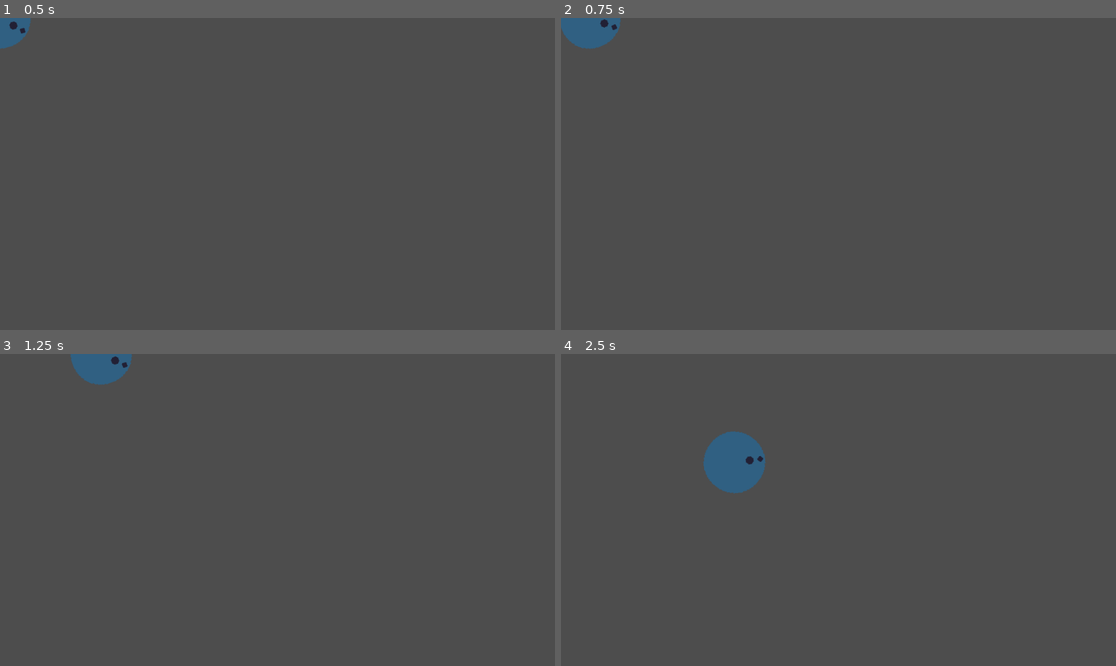
Above: before the commit, frames 1-4 (two rows, left to right).
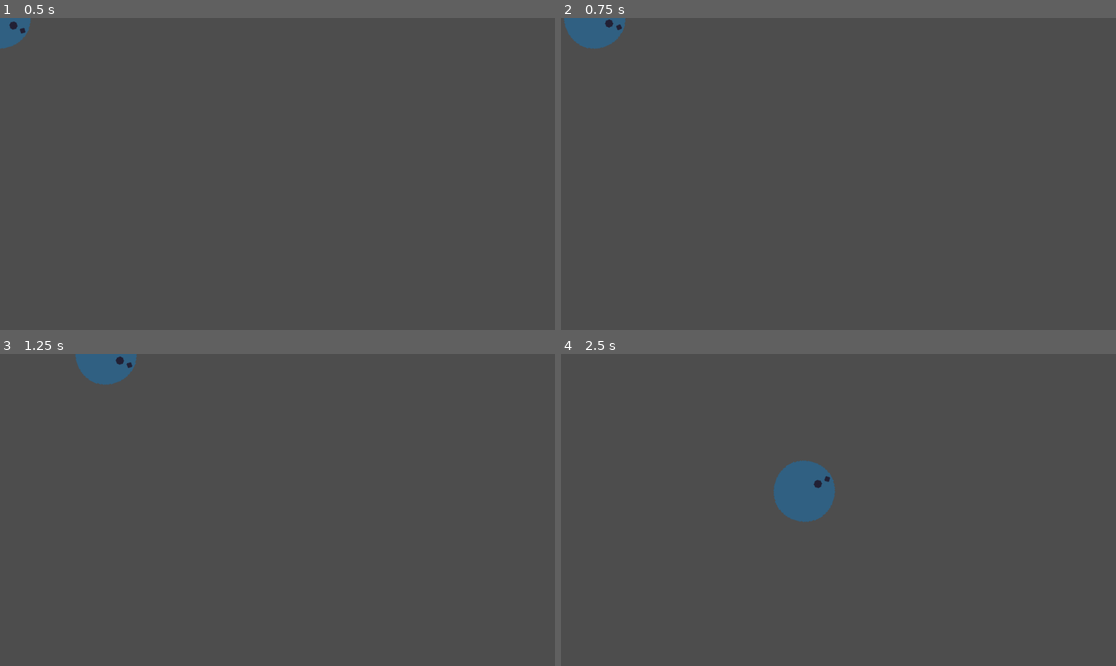
Above: after the commit, the same moments.

Repository: Frost-Legion-Studios/Polygon-Mayhem
Game: Godot game, scene res://World/world.tscn
Two runs of this game, one before a commit and one after it. Both use one fixed random seed, a clock stepped at 60 frames per second and the inputs below.
Inputs (mouse positions are in pixels of both pictures, inside the frame that each line leads up to):
- Up to frame 1 (0.5 s): no input
- Up to frame 2 (0.75 s): tap Enter (ui_accept) at 0.5 s; move the mouse to (960, 158) at 0.52 s; hold Right (ui_right) from 0.53 s (still down); hold Enter (ui_accept) from 0.53 s (still down)
- Up to frame 3 (1.25 s): keep holding Right (ui_right); keep holding Enter (ui_accept)
- Up to frame 4 (2.5 s): move the mouse to (727, 525) at 1.27 s; release Right (ui_right) at 1.28 s; release Enter (ui_accept) at 1.28 s; hold Down (ui_down) 1.28-2.03 s; tap Enter (ui_accept) at 1.35, 1.52, 1.82 s; move the mouse to (894, 441) at 2.02 s; hold Right (ui_right) from 2.03 s (still down); hold Enter (ui_accept) from 2.03 s (still down)

Frame 1 is identical in both runs. In frame 2, 0.2% of the frame differs, in the area x 0-12%, y 0-10%; in frame 3, 0.2%; in frame 4, 3.4%, in the area x 25-50%, y 24-54%.

Commit message:
Add sprint mechanic

Diff:
--- a/Player/player.gd
+++ b/Player/player.gd
@@ -2,6 +2,7 @@
 
 
 @export var walk_speed : int = 300
+@export var sprint_speed : int = 600
 
 var direction : Vector2 = Vector2.ZERO
 
@@ -13,6 +14,12 @@
 
 
 func move():
+
 	direction = Input.get_vector("ui_left", "ui_right","ui_up", "ui_down")
-	velocity = direction * walk_speed
+
+	if Input.is_action_pressed("ui_accept"):
+		velocity = direction * sprint_speed
+	else:
+		velocity = direction * walk_speed
+
 	move_and_slide()
